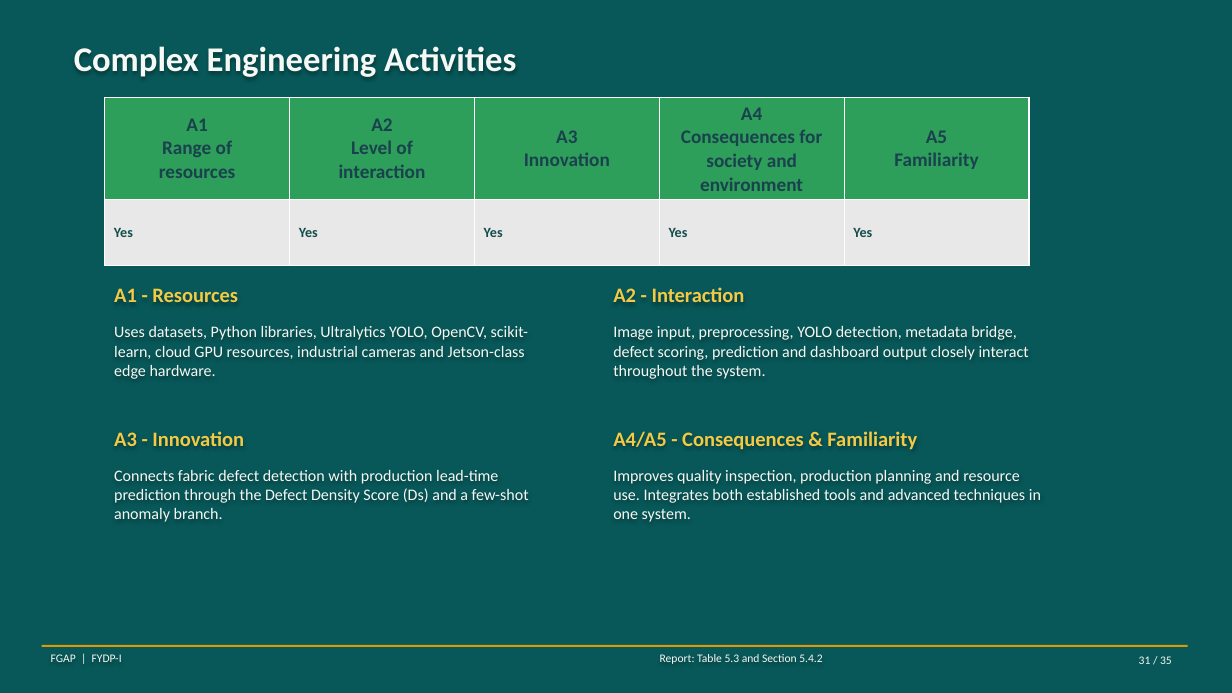
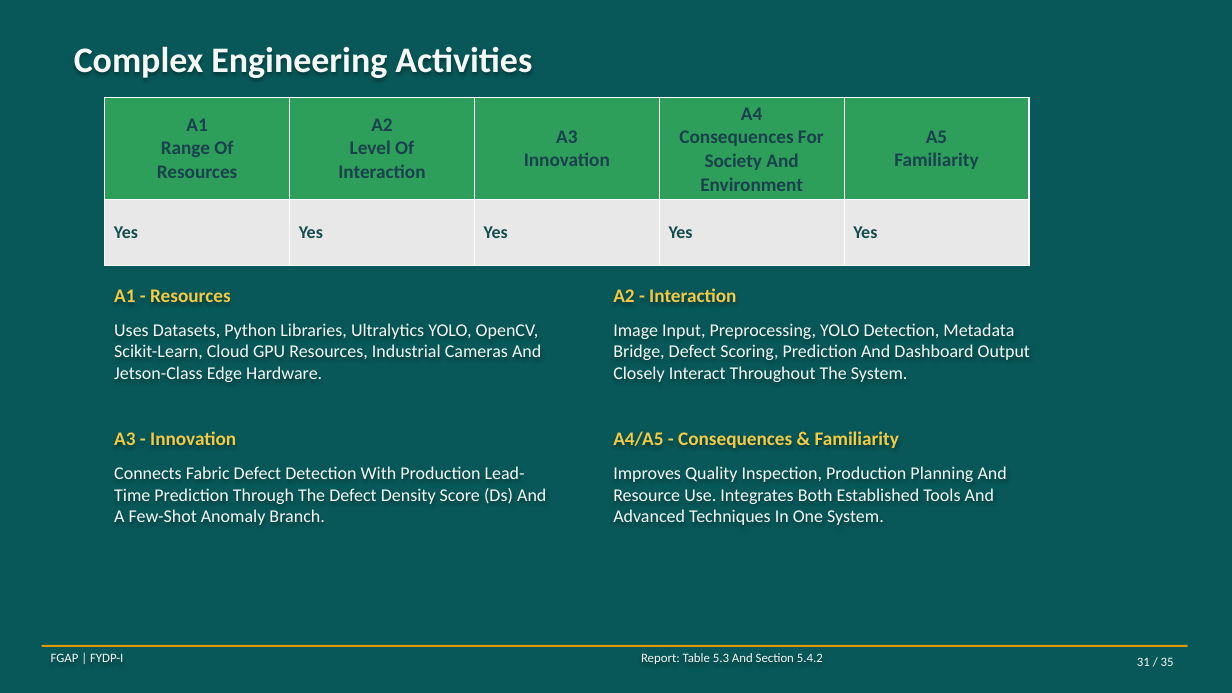
Before and after one commit to labib-ux/FYDP, a slide deck: slide 31 of slides/Defect-to-Delivery_262-034.pptx. Drawn at 1232x693 pixels with LibreOffice and Linux fonts; fonts in the diff are those of the drawing. Boxes give left, top, right and bottom in pixels: in the first picture for what was removed or moved away, otherwise in the second. Text is boxed around its words. In the diff, an @@ line names an element or a change of style, - is before the commit and + after.

Commit message:
Update Defect-to-Delivery presentation slides

```diff
--- a/slides/Defect-to-Delivery_262-034.pptx
+++ b/slides/Defect-to-Delivery_262-034.pptx
@@ text "Complex Engineering Activities" at bbox=[74, 46, 532, 78]: size 27 to 28 pt @@
@@ table at bbox=[104, 97, 1029, 242] @@
-row 1: A1 / Range of / resources | A2 / Level of / interaction | A3 / Innovation | A4 / Consequences for / society and / environment | A5 / Familiarity
+row 1: A1 / Range Of / Resources | A2 / Level Of / Interaction | A3 / Innovation | A4 / Consequences For / Society And / Environment | A5 / Familiarity
@@ size 11 to 14 pt in "Yes", "Yes", "Yes", "Yes" and 1 more places @@
@@ text at bbox=[114, 323, 541, 382]: text changed; size 12.5 to 14 pt @@
-Uses datasets, Python libraries, Ultralytics YOLO, OpenCV, scikit-learn, cloud GPU resources, industrial cameras and Jetson-class edge hardware.
+Uses Datasets, Python Libraries, Ultralytics YOLO, OpenCV, Scikit-Learn, Cloud GPU Resources, Industrial Cameras And Jetson-Class Edge Hardware.
@@ text at bbox=[613, 323, 1030, 382]: text changed; size 12.5 to 14 pt @@
-Image input, preprocessing, YOLO detection, metadata bridge, defect scoring, prediction and dashboard output closely interact throughout the system.
+Image Input, Preprocessing, YOLO Detection, Metadata Bridge, Defect Scoring, Prediction And Dashboard Output Closely Interact Throughout The System.
@@ size 16 to 15 pt in 4 elements at bbox=[114, 289, 231, 302], bbox=[114, 431, 236, 445], bbox=[613, 288, 736, 302], bbox=[613, 431, 899, 448] @@
@@ text at bbox=[114, 466, 546, 525]: text changed; size 12.5 to 14 pt @@
-Connects fabric defect detection with production lead-time prediction through the Defect Density Score (Ds) and a few-shot anomaly branch.
+Connects Fabric Defect Detection With Production Lead-Time Prediction Through The Defect Density Score (Ds) And A Few-Shot Anomaly Branch.
@@ text at bbox=[613, 466, 1007, 525]: text changed; size 12.5 to 14 pt @@
-Improves quality inspection, production planning and resource use. Integrates both established tools and advanced techniques in one system.
+Improves Quality Inspection, Production Planning And Resource Use. Integrates Both Established Tools And Advanced Techniques In One System.
@@ text "FGAP | FYDP-I" at bbox=[51, 653, 123, 662]: size 9 to 10 pt @@
@@ text at bbox=[641, 653, 823, 664]: text changed; size 9 to 10 pt @@
-Report: Table 5.3 and Section 5.4.2
+Report: Table 5.3 And Section 5.4.2
@@ text "31 / 35" at bbox=[1137, 657, 1174, 666]: size 9 to 10 pt @@
```
Also in this commit, not shown: 34 other slides changed.
